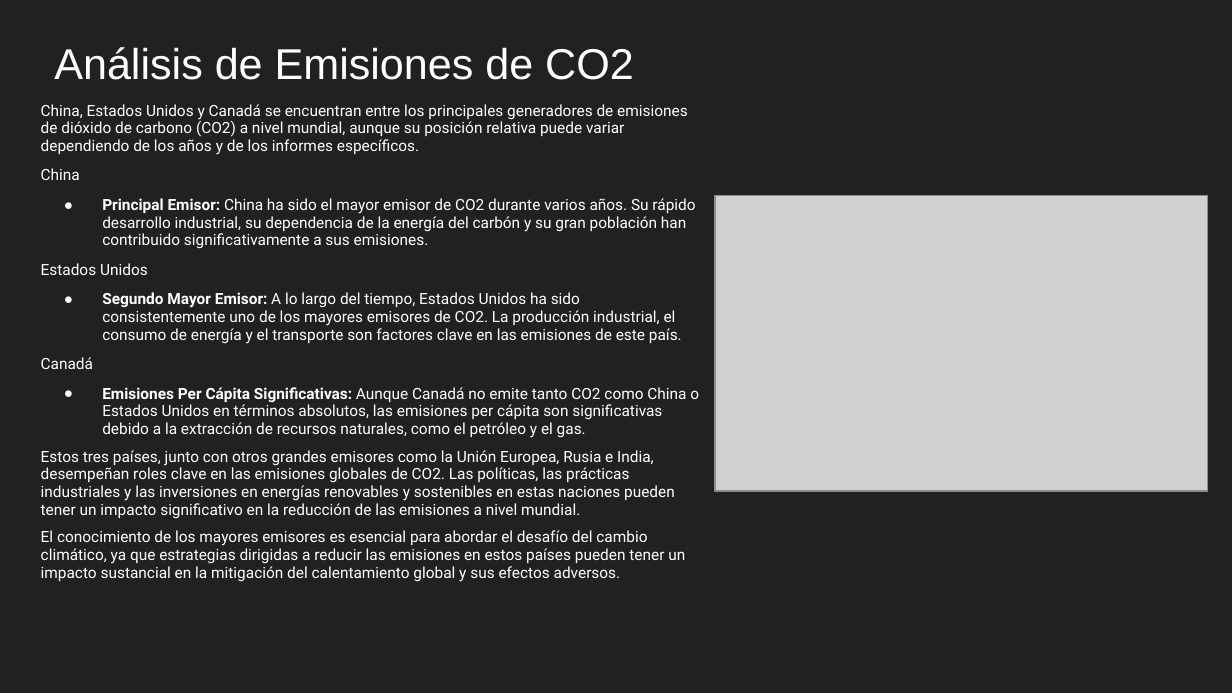
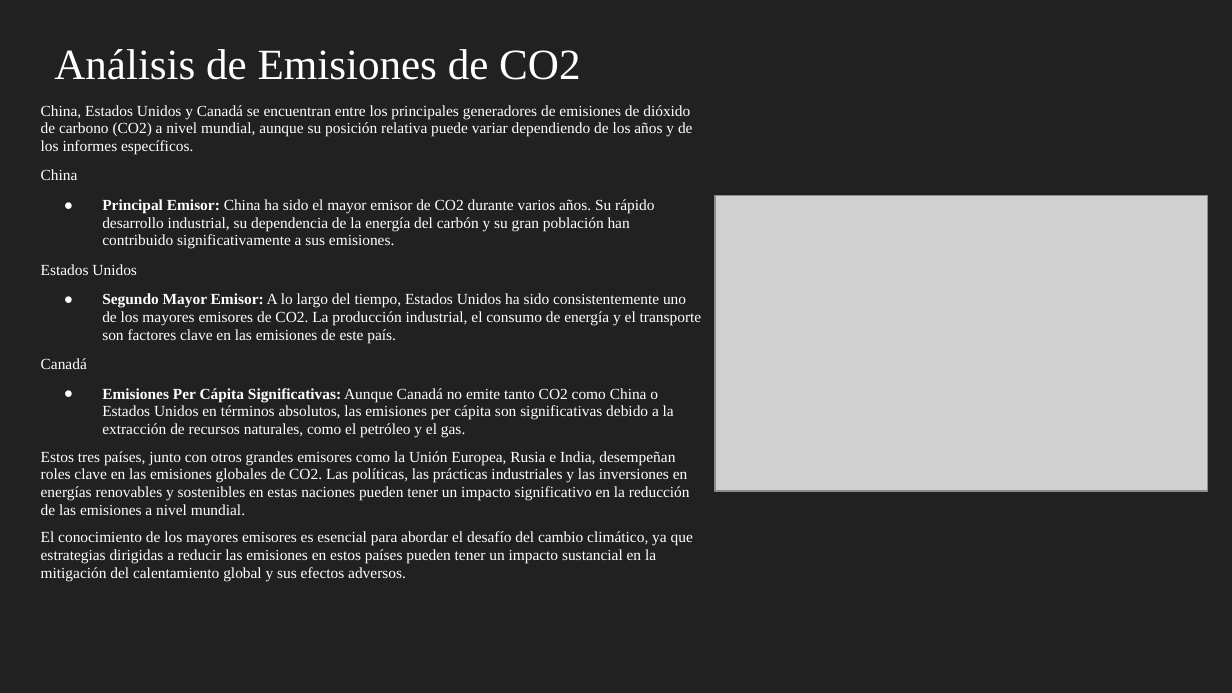
Before and after one commit to LeandroColombo111/Analysis-of-CO2-emissions-using-ML, a slide deck: slide 8 of Insights.pptx (slide 5 before the commit). Drawn at 1232x693 pixels with LibreOffice and Linux fonts; fonts in the diff are those of the drawing; grey boxes stand for pictures; background and template pictures are left out. Boxes give left, top, right and bottom in pixels: in the first picture for what was removed or moved away, otherwise in the second. Text is boxed around its words. In the diff, an @@ line names an element or a change of style, - is before the commit and + after.

```diff
--- a/Insights.pptx
+++ b/Insights.pptx
@@ title "Análisis de Emisiones de CO2" at <box>54,49,580,80</box>: font Arial to Times New Roman @@
@@ text "China, Estados Unidos y Canadá ..." at <box>41,105,702,581</box>: font Roboto to Times New Roman @@
```
Also in this commit, not shown: 5 other slides changed, 3 slides added, 1 slide removed, 1 other file.
